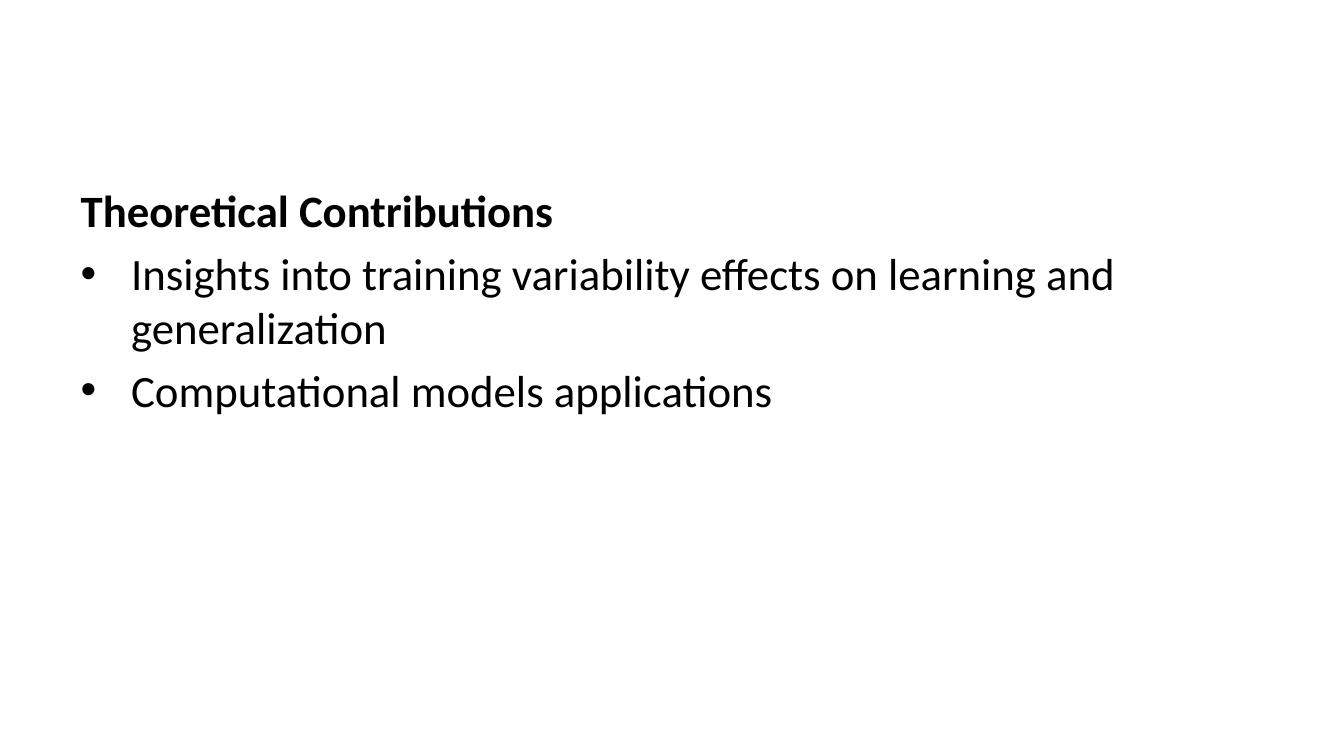
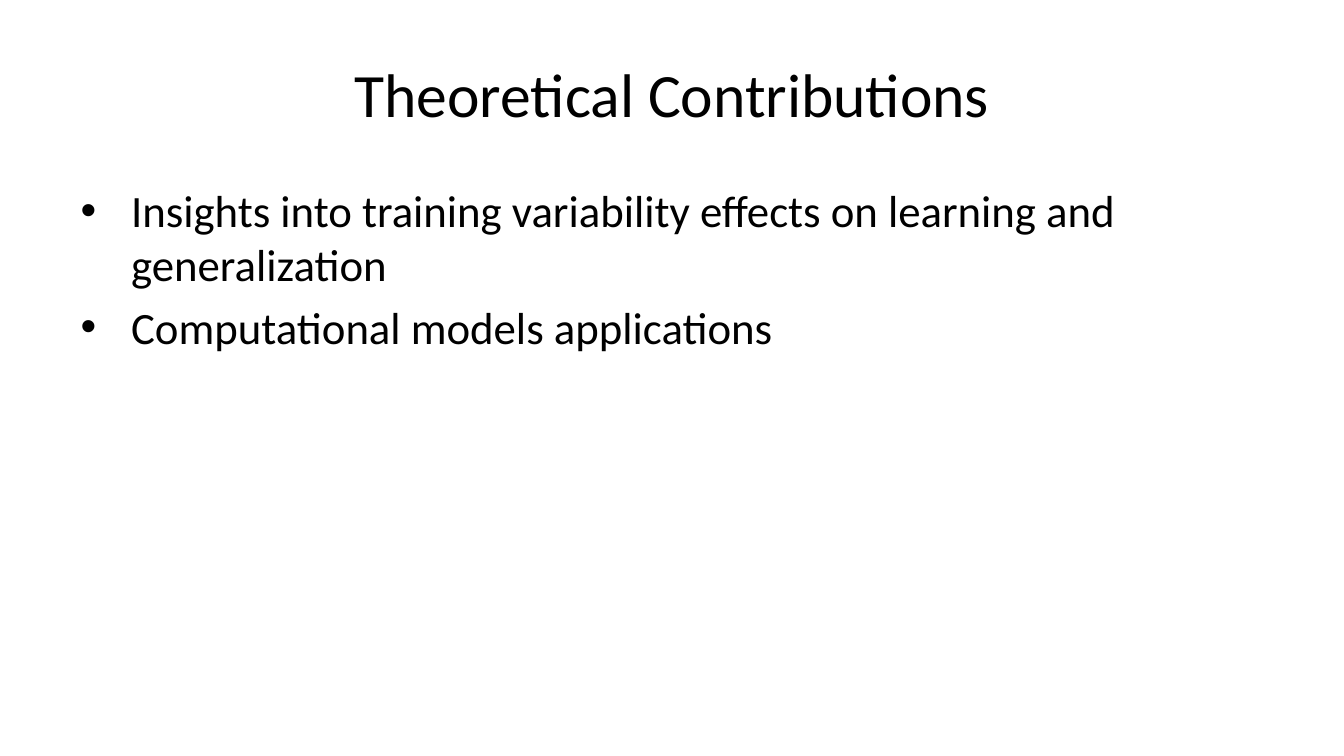
Before and after one commit to tegorman13/Dissertation, a slide deck: slide 17 of docs/Presentation/slides.pptx. Drawn at 1344x756 pixels with LibreOffice and Linux fonts; fonts in the diff are those of the drawing. Boxes give left, top, right and bottom in pixels: in the first picture for what was removed or moved away, otherwise in the second. Text is boxed around its words. In the diff, an @@ line names an element or a change of style, - is before the commit and + after.

```diff
--- a/docs/Presentation/slides.pptx
+++ b/docs/Presentation/slides.pptx
@@ title added at (354,74,989,118), 33 pt, text #000000 @@
+Theoretical Contributions
@@ text at (81,195,553,228): paragraph removed @@
-Theoretical Contributions
```
Also in this commit, not shown: 13 other slides changed, 1 slide added, 1 slide removed, 7 other files.
